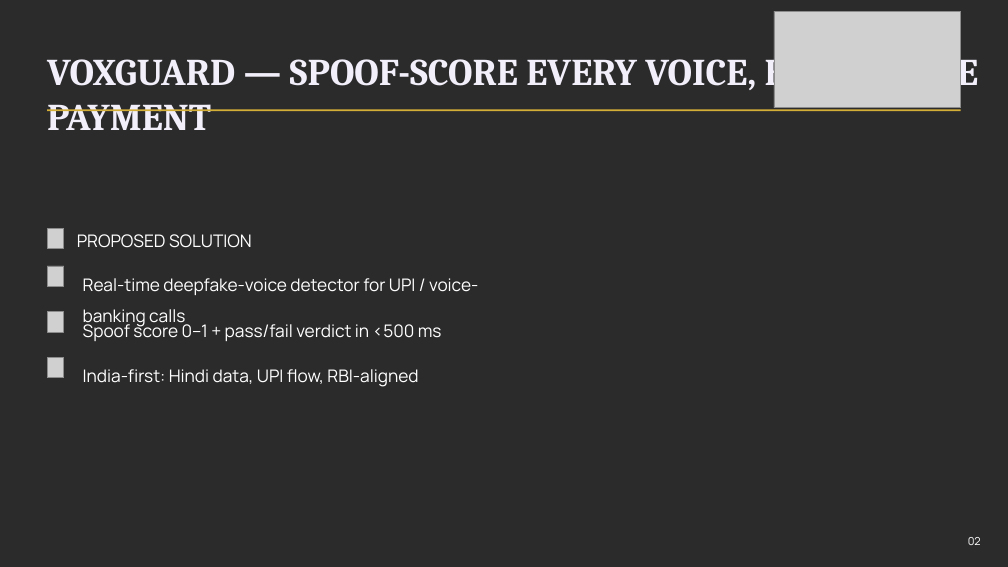
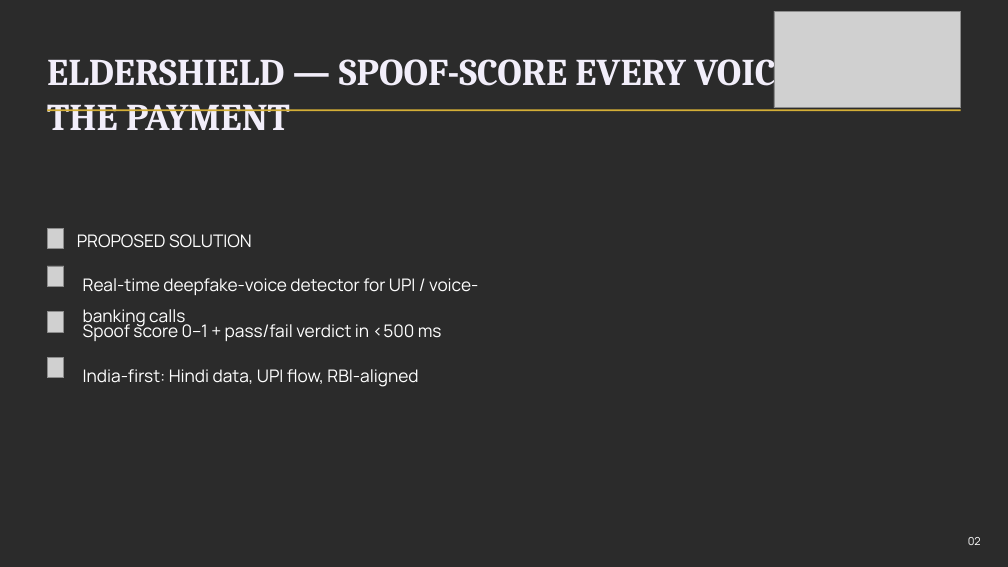
Before and after one commit to harshgounder/eldershield, a slide deck: slide 3 of assets/ElderShield_IIC3_deck.pptx. Drawn at 1008x567 pixels with LibreOffice and Linux fonts; fonts in the diff are those of the drawing; grey boxes stand for pictures; background and template pictures are left out; a plain dark background stands for a picture behind light text. Boxes give left, top, right and bottom in pixels: in the first picture for what was removed or moved away, otherwise in the second. Text is boxed around its words. In the diff, an @@ line names an element or a change of style, - is before the commit and + after.

```diff
--- a/assets/ElderShield_IIC3_deck.pptx
+++ b/assets/ElderShield_IIC3_deck.pptx
@@ text at [47,49,805,130]: text changed @@
-VOXGUARD — SPOOF-SCORE EVERY VOICE, BEFORE THE PAYMENT
+ELDERSHIELD — SPOOF-SCORE EVERY VOICE, BEFORE THE PAYMENT
```
